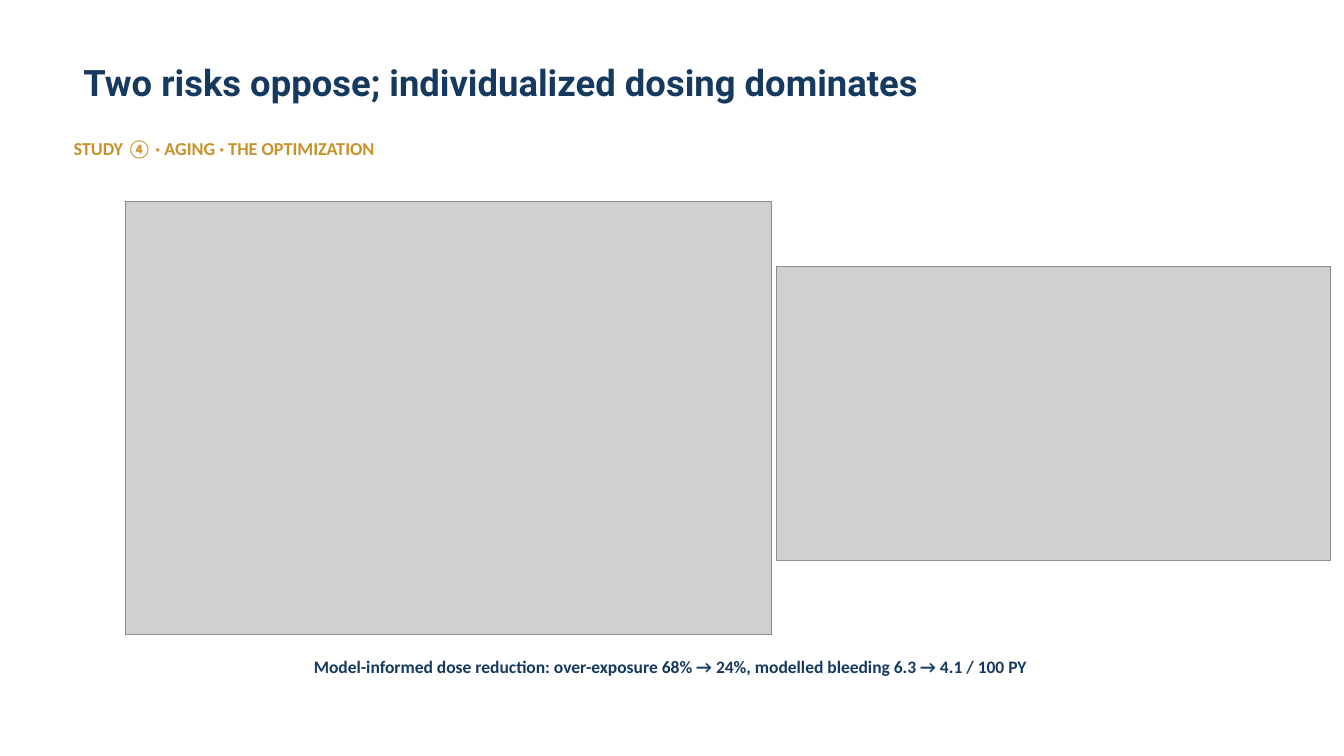
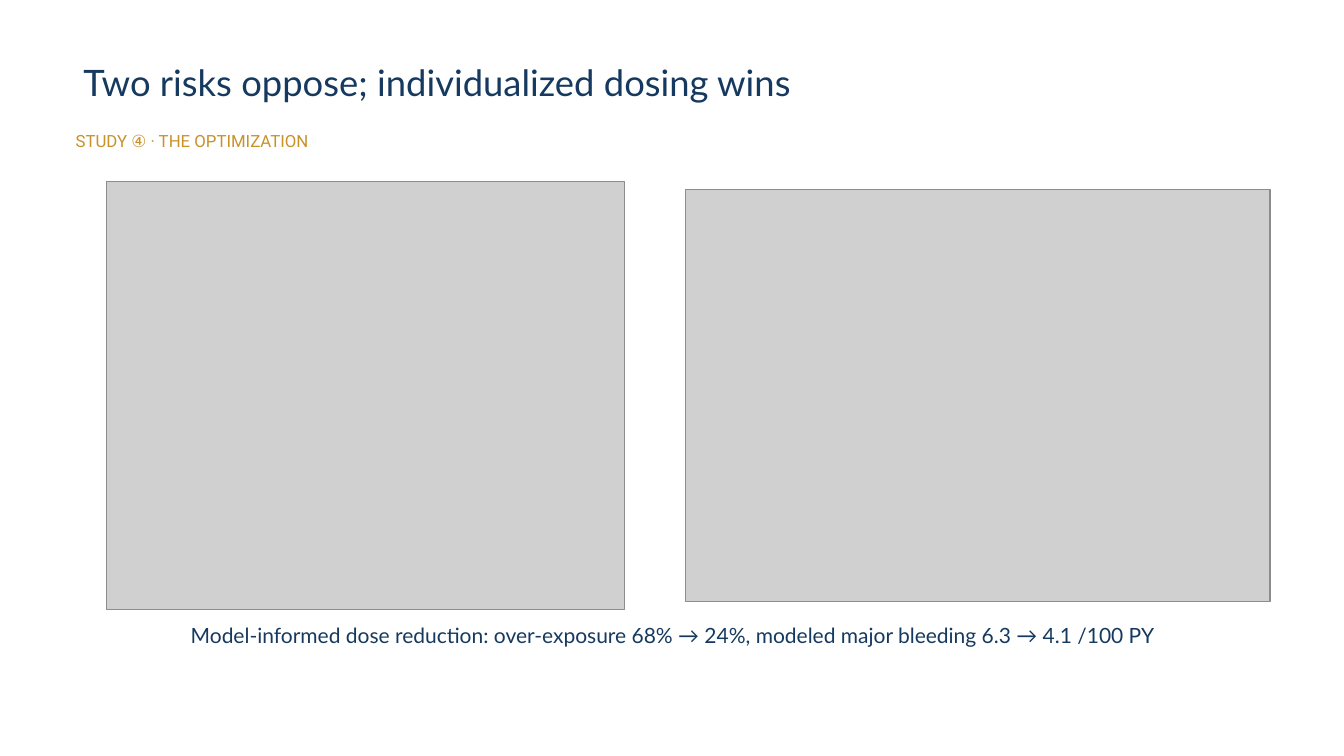
Before and after one commit to pipetcpt/qsp, a slide deck: slide 36 of presentation/2026-tox.pptx (slide 37 before the commit). Drawn at 1344x756 pixels with LibreOffice and Linux fonts; fonts in the diff are those of the drawing; grey boxes stand for pictures; background and template pictures are left out. Boxes give left, top, right and bottom in pixels: in the first picture for what was removed or moved away, otherwise in the second. Text is boxed around its words. In the diff, an @@ line names an element or a change of style, - is before the commit and + after.

```diff
--- a/presentation/2026-tox.pptx
+++ b/presentation/2026-tox.pptx
@@ title at [83, 69, 790, 103]: text changed; font Roboto to Lato; bold off @@
-Two risks oppose; individualized dosing dominates
+Two risks oppose; individualized dosing wins
@@ text at [76, 134, 308, 147]: text changed; size 13 to 12 pt; font Calibri to Roboto; bold off @@
-STUDY ④ · AGING · THE OPTIMIZATION
+STUDY ④ · THE OPTIMIZATION
@@ picture: place and size @@
-picture at [125, 202, 771, 635]
+picture at [107, 181, 625, 610]
@@ picture: place and size @@
-picture at [776, 266, 1331, 561]
+picture at [686, 190, 1270, 602]
@@ text at [191, 627, 1154, 647]: text changed; size 12.5 to 15 pt; font Calibri to Lato; bold off @@
-Model-informed dose reduction: over-exposure 68% → 24%, modelled bleeding 6.3 → 4.1 / 100 PY
+Model-informed dose reduction: over-exposure 68% → 24%, modeled major bleeding 6.3 → 4.1 /100 PY
```
Also in this commit, not shown: 24 other slides changed, 22 slides added, 23 slides removed, 52 other files.
